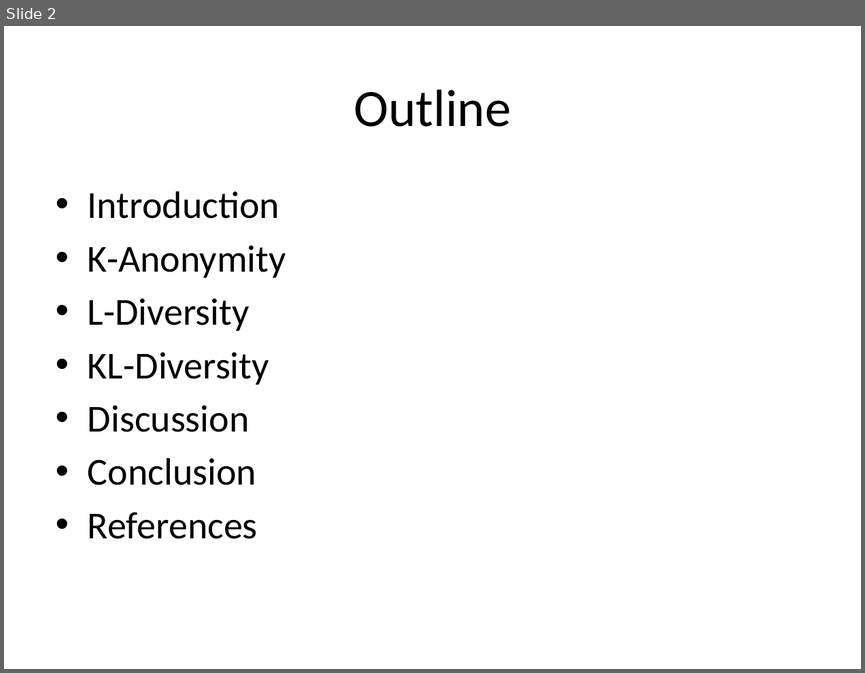
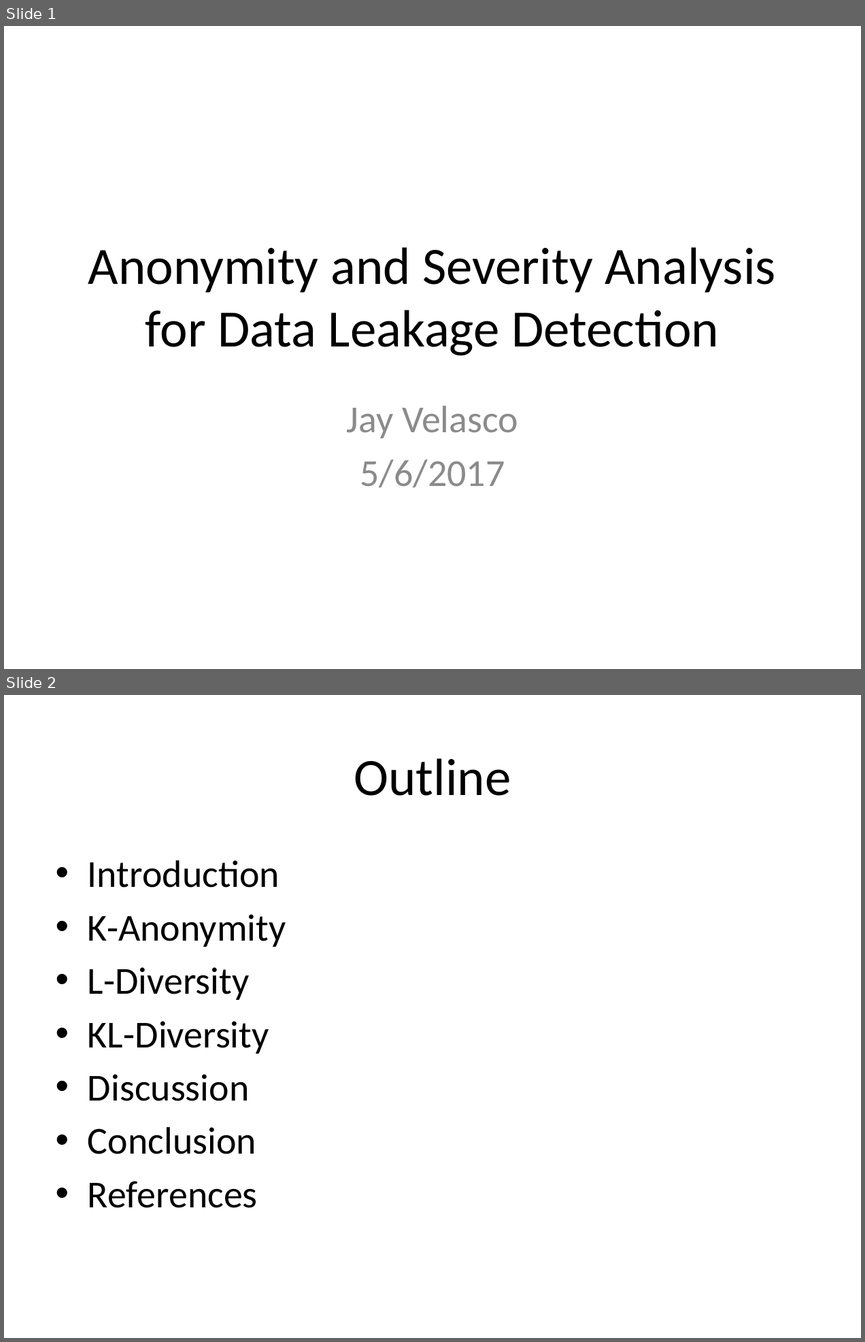
Before and after one commit to jayvelasco1990/big-data, a slide deck: Final Project/draft_presentation.pptx. Shown one above the other, each under a label of ours: slide 2 before the commit, slides 1 and 2 after it. The pictures are 865x673 and 865x1342 pixels, drawn with LibreOffice and Linux fonts; fonts in the diff are those of the drawing. Boxes give left, top, right and bottom in pixels: in the first picture for what was removed or moved away, otherwise in the second. Text is boxed around its words. In the diff, an @@ line names an element or a change of style, - is before the commit and + after.

```diff
--- a/Final Project/draft_presentation.pptx
+++ b/Final Project/draft_presentation.pptx
@@ slide 1 added at (4, 26, 861, 669), background #FFFFFF @@
@@ title added at (88, 247, 775, 356), 44 pt, text #000000 @@
+Anonymity and Severity Analysis for Data Leakage Detection
@@ subtitle added at (346, 405, 518, 488), 32 pt, text #8C8C8C @@
+Jay Velasco
+5/6/2017
```
Also in this commit, not shown: 2 slides changed, 2 other slides added, 2 slides removed, 2 other files.
